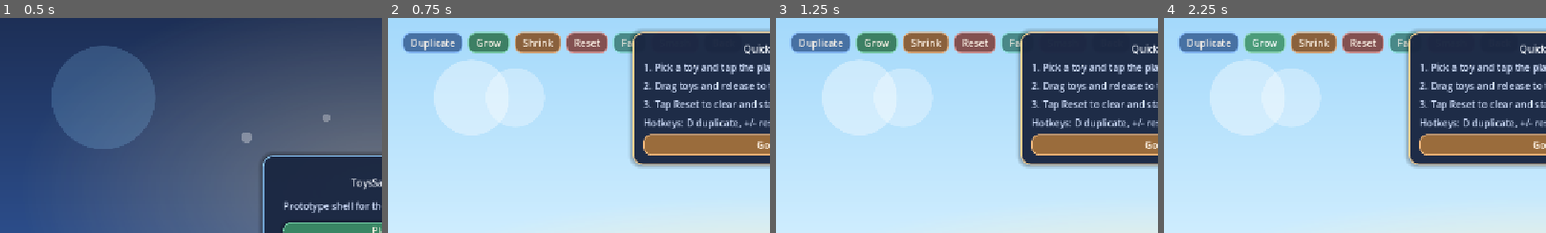
Above: before the commit, frames 1-4 (left to right).
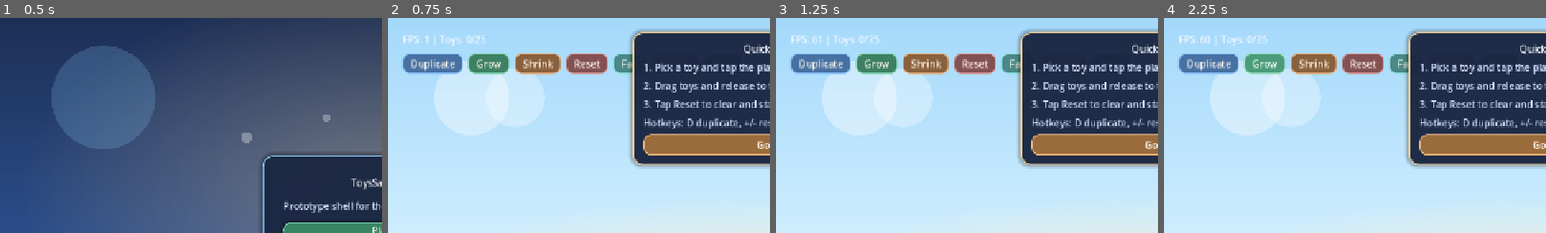
Above: after the commit, the same moments.

Repository: SoundBlaster/ToysSandbox
Game: Godot game, scene res://scenes/boot/Boot.tscn
Two runs of this game, one before a commit and one after it. Both use one fixed random seed, a clock stepped at 60 frames per second and the inputs below.
Inputs:
- Up to frame 1 (0.5 s): no input
- Up to frame 2 (0.75 s): click "Play" at 0.5 s
- Up to frame 3 (1.25 s): no input
- Up to frame 4 (2.25 s): click "Duplicate" at 1.25 s; click "Grow" at 2 s
The pictures show only the part of the screen within x 0-50%, y 0-50%; the shares and areas given below are measured in that part.

Frame 1 is identical in both runs. In frame 2, 10% of the frame differs, in the area x 4-66%, y 6-27%; in frame 3, 10%; in frame 4, 10%.

Commit message:
Implement P4-T2: add sandbox guardrails and export readiness docs

Diff:
--- a/scenes/game/Sandbox.tscn
+++ b/scenes/game/Sandbox.tscn
@@ -144,6 +144,10 @@
 layout_mode = 2
 text = "Selected toy: Ball"
 
+[node name="StatsLabel" type="Label" parent="CanvasLayer/MarginContainer/HBoxContainer/InfoPanel"]
+layout_mode = 2
+text = "FPS: 0 | Toys: 0/25"
+
 [node name="ActionsRow" type="HBoxContainer" parent="CanvasLayer/MarginContainer/HBoxContainer/InfoPanel"]
 layout_mode = 2
 theme_override_constants/separation = 8
--- a/scripts/autoload/ToyCatalog.gd
+++ b/scripts/autoload/ToyCatalog.gd
@@ -194,6 +194,9 @@
 	&"sticky_block",
 ]
 
+var _icon_cache: Dictionary = {}
+var _world_cache: Dictionary = {}
+
 
 func list_ids() -> Array[StringName]:
 	return TOY_ORDER.duplicate()
@@ -226,13 +229,23 @@
 
 
 func get_icon_texture(toy_id: StringName) -> Texture2D:
+	if _icon_cache.has(toy_id):
+		return _icon_cache[toy_id]
+
 	var definition := get_toy_definition(toy_id)
-	return _load_texture_from_path(String(definition.get("icon_texture", "")))
+	var texture := _load_texture_from_path(String(definition.get("icon_texture", "")))
+	_icon_cache[toy_id] = texture
+	return texture
 
 
 func get_world_texture(toy_id: StringName) -> Texture2D:
+	if _world_cache.has(toy_id):
+		return _world_cache[toy_id]
+
 	var definition := get_toy_definition(toy_id)
-	return _load_texture_from_path(String(definition.get("world_texture", "")))
+	var texture := _load_texture_from_path(String(definition.get("world_texture", "")))
+	_world_cache[toy_id] = texture
+	return texture
 
 
 func _load_texture_from_path(path: String) -> Texture2D:
--- a/scripts/game/Sandbox.gd
+++ b/scripts/game/Sandbox.gd
@@ -3,6 +3,7 @@
 const TOY_INSTANCE_SCENE := preload("res://scenes/game/ToyInstance.tscn")
 const SANDBOX_INTERACTION_CONTROLLER := preload("res://scripts/game/SandboxInteractionController.gd")
 const PLAY_AREA_RECT := Rect2(Vector2(0.0, 72.0), Vector2(1280.0, 580.0))
+const MAX_ACTIVE_TOYS := 25
 const PANEL_BASE_COLOR := Color("1a2742")
 const HUD_TEXT_PRIMARY := Color("f4f8ff")
 const HUD_TEXT_SECONDARY := Color("d3e2ff")
@@ -17,6 +18,7 @@
 @onready var status_label: Label = $CanvasLayer/MarginContainer/HBoxContainer/InfoPanel/StatusLabel
 @onready var hint_label: Label = $CanvasLayer/MarginContainer/HBoxContainer/InfoPanel/HintLabel
 @onready var selected_label: Label = $CanvasLayer/MarginContainer/HBoxContainer/InfoPanel/SelectedLabel
+@onready var stats_label: Label = $CanvasLayer/MarginContainer/HBoxContainer/InfoPanel/StatsLabel
 @onready var toy_list: ItemList = $CanvasLayer/MarginContainer/HBoxContainer/ShelfPanel/ShelfMargin/ShelfVBox/ToyList
 @onready var shelf_panel: PanelContainer = $CanvasLayer/MarginContainer/HBoxContainer/ShelfPanel
 @onready var shelf_title_label: Label = $CanvasLayer/MarginContainer/HBoxContainer/ShelfPanel/ShelfMargin/ShelfVBox/ShelfTitleLabel
@@ -53,11 +55,13 @@
 	status_label.text = "Tap a toy to drag it. Tap empty space to spawn the selected toy."
 	_refresh_selected_label()
 	_refresh_onboarding_overlay()
+	_refresh_stats_label()
 	interaction_controller = SANDBOX_INTERACTION_CONTROLLER.new()
 	interaction_controller.setup(
 		status_label,
 		spawn_root,
 		TOY_INSTANCE_SCENE,
+		MAX_ACTIVE_TOYS,
 		Callable(self, "_get_active_toy"),
 		Callable(self, "_set_active_toy"),
 		Callable(self, "_pick_toy_at"),
@@ -68,6 +72,10 @@
 	)
 
 
+func _process(_delta: float) -> void:
+	_refresh_stats_label()
+
+
 func _unhandled_input(event: InputEvent) -> void:
 	if interaction_controller != null:
 		interaction_controller.handle_input(event)
@@ -112,6 +120,10 @@
 
 
 func _spawn_selected_toy(spawn_position: Vector2) -> RigidBody2D:
+	if _get_active_toy_count() >= MAX_ACTIVE_TOYS:
+		status_label.text = "Toy limit reached (%d/%d). Reset or move toys before adding more." % [MAX_ACTIVE_TOYS, MAX_ACTIVE_TOYS]
+		return null
+
 	var toy_id := GameState.selected_toy_id
 	var definition := ToyCatalog.get_toy_definition(toy_id)
 
@@ -127,6 +139,7 @@
 
 	status_label.text = "Spawned %s. Drag, duplicate, resize, or reset." % definition.get("display_name", "Toy")
 	_dismiss_onboarding_overlay("")
+	_refresh_stats_label()
 	return toy_instance
 
 
@@ -217,6 +230,22 @@
 func _refresh_selected_label() -> void:
 	var definition := ToyCatalog.get_toy_definition(GameState.selected_toy_id)
 	selected_label.text = "Selected toy: %s" % definition.get("display_name", "None")
+
+
+func _refresh_stats_label() -> void:
+	stats_label.text = "FPS: %d | Toys: %d/%d" % [
+		Engine.get_frames_per_second(),
+		_get_active_toy_count(),
+		MAX_ACTIVE_TOYS,
+	]
+
+
+func _get_active_toy_count() -> int:
+	var active_count := 0
+	for child in spawn_root.get_children():
+		if child is RigidBody2D and not child.is_queued_for_deletion():
+			active_count += 1
+	return active_count
 
 
 func _screen_to_world(screen_position: Vector2) -> Vector2:
@@ -322,6 +351,7 @@
 	status_label.add_theme_color_override("font_color", HUD_TEXT_PRIMARY)
 	hint_label.add_theme_color_override("font_color", HUD_TEXT_SECONDARY)
 	selected_label.add_theme_color_override("font_color", HUD_TEXT_PRIMARY)
+	stats_label.add_theme_color_override("font_color", HUD_TEXT_PRIMARY)
 	shelf_title_label.add_theme_color_override("font_color", HUD_TEXT_PRIMARY)
 	shelf_hint_label.add_theme_color_override("font_color", HUD_TEXT_SECONDARY)
 	onboarding_title_label.add_theme_color_override("font_color", HUD_TEXT_PRIMARY)
--- a/scripts/game/SandboxInteractionController.gd
+++ b/scripts/game/SandboxInteractionController.gd
@@ -12,6 +12,7 @@
 var _status_label: Label = null
 var _spawn_root: Node2D = null
 var _toy_instance_scene: PackedScene = null
+var _max_active_toys := 0
 
 var _get_active_toy_fn: Callable
 var _set_active_toy_fn: Callable
@@ -39,6 +40,7 @@
 	status_label: Label,
 	spawn_root: Node2D,
 	toy_instance_scene: PackedScene,
+	max_active_toys: int,
 	get_active_toy_fn: Callable,
 	set_active_toy_fn: Callable,
 	pick_toy_at_fn: Callable,
@@ -50,6 +52,7 @@
 	_status_label = status_label
 	_spawn_root = spawn_root
 	_toy_instance_scene = toy_instance_scene
+	_max_active_toys = max_active_toys
 	_get_active_toy_fn = get_active_toy_fn
 	_set_active_toy_fn = set_active_toy_fn
 	_pick_toy_at_fn = pick_toy_at_fn
@@ -258,6 +261,9 @@
 	if _spawn_root == null or _toy_instance_scene == null:
 		_set_status("Unable to duplicate active toy right now.")
 		return
+	if _max_active_toys > 0 and _spawn_root.get_child_count() >= _max_active_toys:
+		_set_status("Toy limit reached (%d/%d). Reset or move toys before duplicating." % [_max_active_toys, _max_active_toys])
+		return
 
 	var clone: RigidBody2D = _toy_instance_scene.instantiate()
 	_spawn_root.add_child(clone)
--- a/scripts/game/ToyInstance.gd
+++ b/scripts/game/ToyInstance.gd
@@ -53,6 +53,7 @@
 
 func _ready() -> void:
 	add_to_group("toy_instances")
+	set_physics_process(false)
 
 
 func _physics_process(_delta: float) -> void:
@@ -79,6 +80,7 @@
 		_buoyancy_force = 0.0
 		_upright_strength = 0.0
 		_upright_damping = 0.0
+		set_physics_process(false)
 		return
 
 	if collision_shape == null:
@@ -97,11 +99,16 @@
 	_upright_damping = float(toy_definition.get("upright_damping", 0.0))
 	_apply_center_of_mass()
 	_apply_physics_material()
+	set_physics_process(_requires_runtime_forces())
 
 	_apply_shape()
 	_apply_visuals()
 	_reset_effect_overlays()
 	set_selected(false)
+
+
+func _requires_runtime_forces() -> bool:
+	return _buoyancy_force > 0.0 or _upright_strength > 0.0
 
 
 func _apply_center_of_mass() -> void:
Binary file removed: ball.png
Not shown, added: export_presets.cfg
Not shown, changed: .gitignore
Not shown, added: SPECS/INPROGRESS/P4-T2_Validation_Report.md
Not shown, added: docs/export-checklist.md
